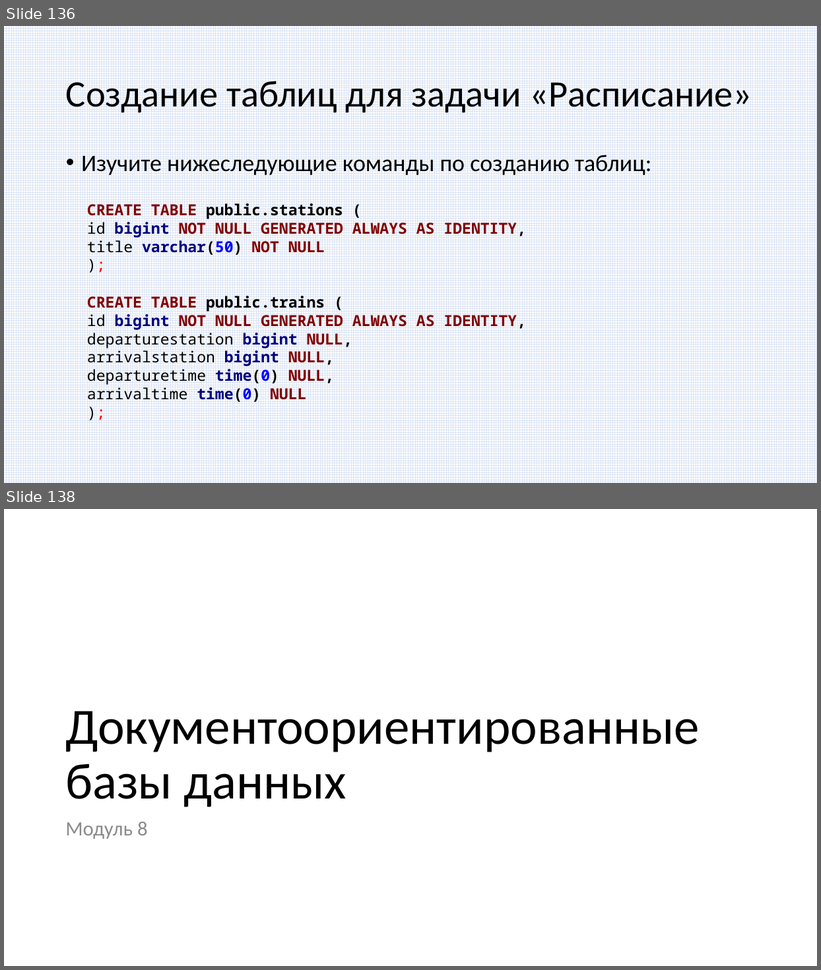
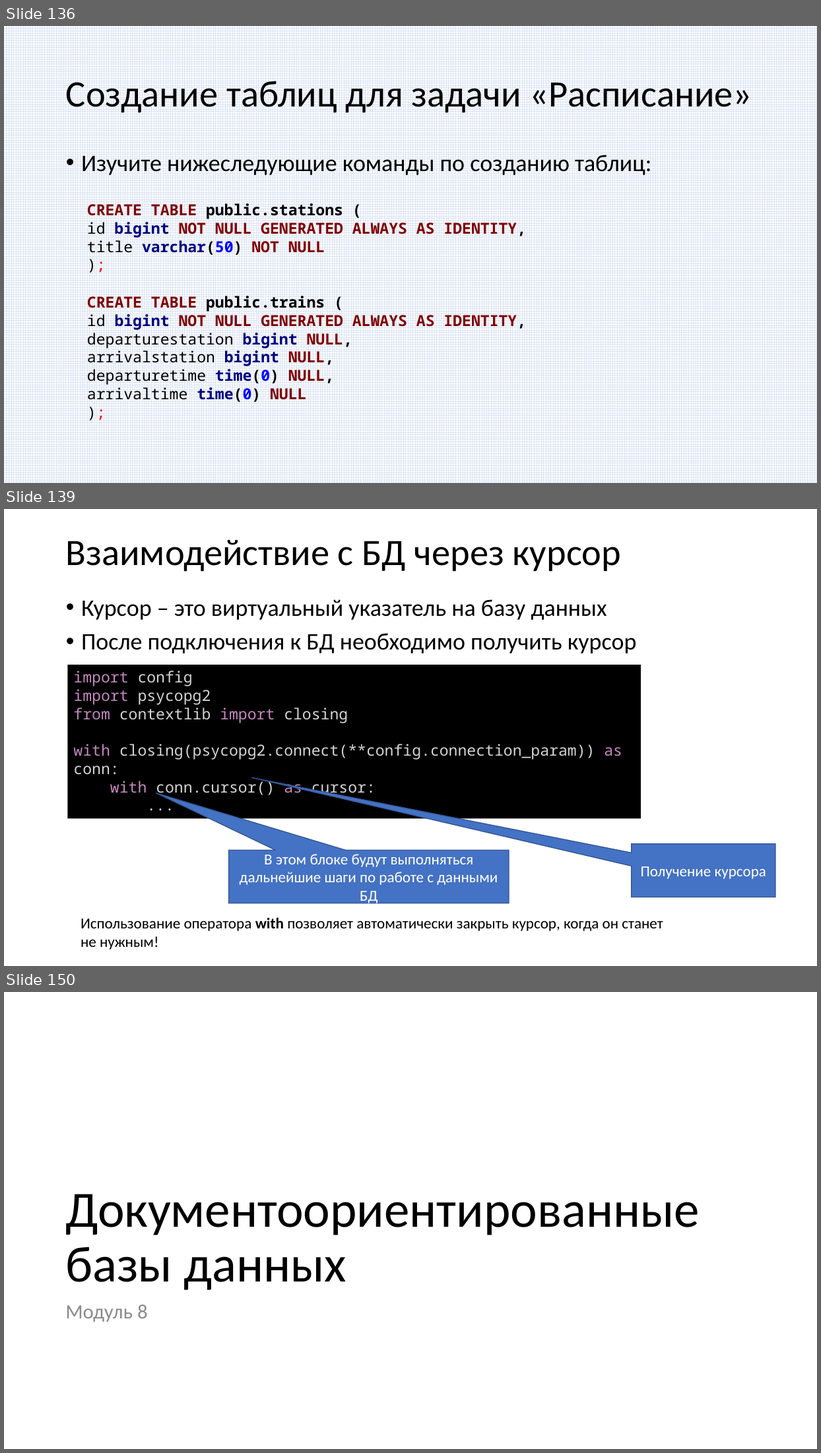
Before and after one commit to paveltsytovich/telegram-course, a slide deck: Presentation/Разработка ботов для телеграмм на Python.pptx. Shown one above the other, each under a label of ours: slides 136 and 138 before the commit, slides 136, 139 and 150 after it; the slides between them are not shown. The pictures are 821x970 and 821x1453 pixels, drawn with LibreOffice and Linux fonts; fonts in the diff are those of the drawing. Boxes give left, top, right and bottom in pixels: in the first picture for what was removed or moved away, otherwise in the second. Text is boxed around its words. In the diff, an @@ line names an element or a change of style, - is before the commit and + after.

```diff
--- a/Presentation/Разработка ботов для телеграмм на Python.pptx
+++ b/Presentation/Разработка ботов для телеграмм на Python.pptx
@@ slide 139 added at (4, 509, 817, 966), background #FFFFFF @@
@@ title added at (66, 540, 622, 572), 44 pt, text #000000 @@
+Взаимодействие с БД через курсор
@@ text added at (81, 599, 637, 654), 28 pt, text #000000 @@
+• Курсор – это виртуальный указатель на базу данных
+• После подключения к БД необходимо получить курсор
@@ rectangle added at (67, 665, 641, 819), fill #000000, 18 pt, text #D4D4D4 @@
+import config
+import psycopg2
+from contextlib import closing
+with closing(psycopg2.connect(**config.connection_param)) as conn:
+with conn.cursor() as cursor:
+...
@@ speech box added at (632, 844, 776, 898), fill #4472C4, outline #325491 1 pt, 18 pt, text #FFFFFF @@
+Получение курсора
@@ speech box added at (229, 851, 509, 904), fill #4472C4, outline #325491 1 pt, 18 pt, text #FFFFFF @@
+В этом блоке будут выполняться дальнейшие шаги по работе с данными БД
@@ text added at (81, 918, 663, 950), 18 pt, text #000000 @@
+Использование оператора with позволяет автоматически закрыть курсор, когда он станет
+не нужным!
@@ what was slide 138 is now slide 150 @@
```
Also in this commit, not shown: 12 other slides added, 1 slide removed, 2 other files.
